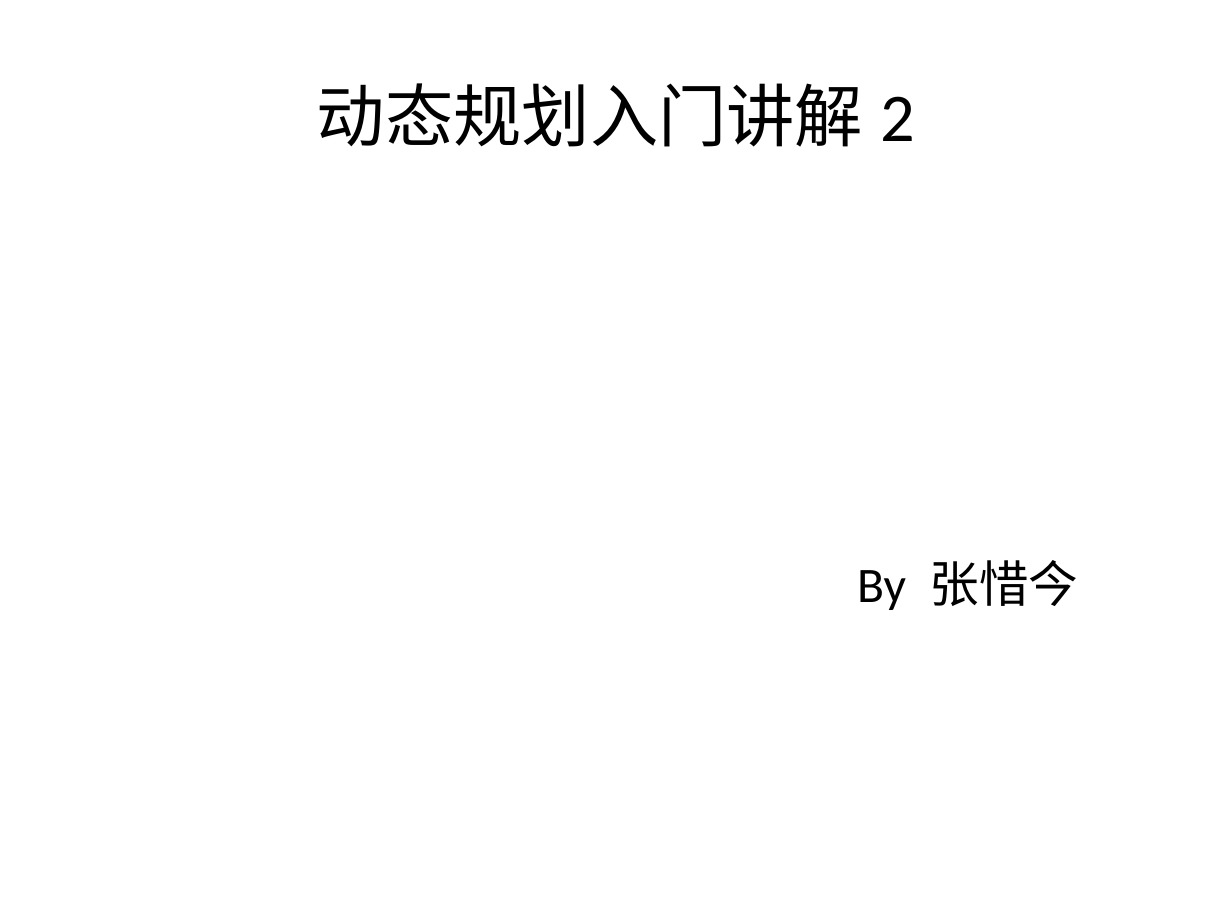
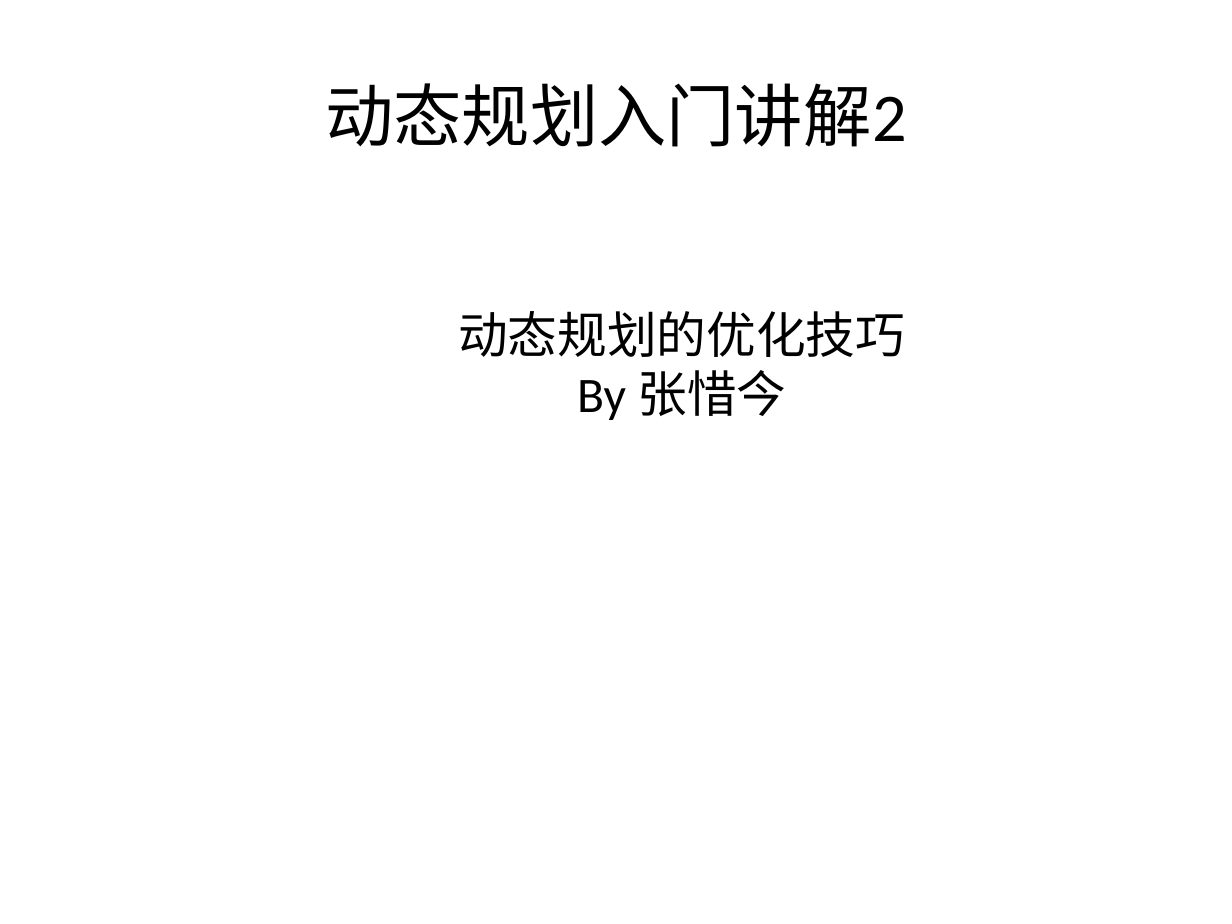
Before and after one commit to mfs6174/mfs6174-ACM, a slide deck: slide 1 of dpppt2.odp. Drawn at 1232x924 pixels with LibreOffice and Linux fonts; fonts in the diff are those of the drawing; background and template pictures are left out. Boxes give left, top, right and bottom in pixels: in the first picture for what was removed or moved away, otherwise in the second. Text is boxed around its words. In the diff, an @@ line names an element or a change of style, - is before the commit and + after.

```diff
--- a/dpppt2.odp
+++ b/dpppt2.odp
@@ title "动态规划入门讲解2" rewrapped from [317, 83, 915, 147] to [325, 83, 906, 147] @@
@@ subtitle added at [458, 311, 905, 420], 32 pt, text #000000 @@
+动态规划的优化技巧
+By 张惜今
@@ subtitle removed at [857, 560, 1078, 610] @@
-By 张惜今
```
Also in this commit, not shown: 17 other slides changed.
